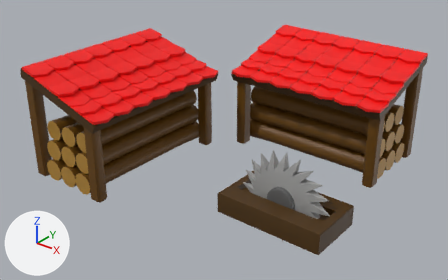
A saved change to the glTF model model/lumberMill.glb.
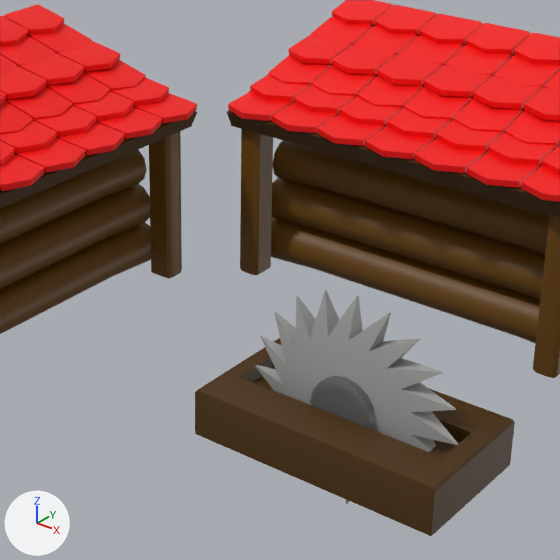
There are two pictures of each version: one whole from a camera (50 mm lens) standing at (31.7, -40.7, 20.4) and looking at (0.8, -2.1, -3.5), one close up on the part from 30% to 83% of the width and 9% to 95% of the height. Lighting does not change. The marker at lower left points along +X, +Y and +Z. Vertices at the same position are counted once.

In view in the first close-up: 'LumberMill_RedTeam'.
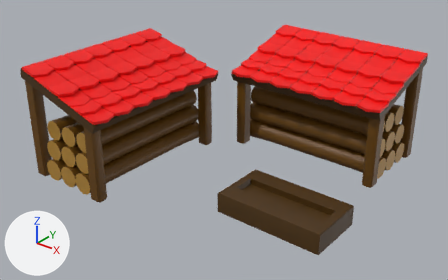
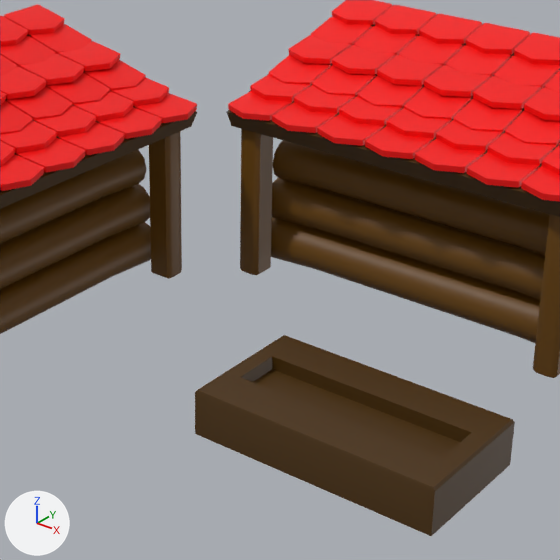
What differs and where, as boxes [x1, y1, x2, y2] in the close-ups (560 x 560 px):
part 1 of me_cube_001, deleted: before [255, 290, 458, 504]

The change, as a diff of the scene's bpy script:
```diff
--- a/model/lumberMill.glb.py
+++ b/model/lumberMill.glb.py
@@ me_cube_001 @@
 # used by ob_lumbermill_redteam; location = (0.0, 0.0, 0.0)
-me_cube_001.from_pydata(...)  # 4338 vertices, 8212 faces; spans x -11.7..14.2, y -13.3..11.2, z -8.6..3.6
+me_cube_001.from_pydata(...)  # 4136 vertices, 7774 faces; spans x -11.7..14.2, y -13.3..11.2, z -6.4..3.6
+# me_cube_001 part 1
+# 202 vertices are removed from x 5.6..13.6, y -6.3..-4.8, z -8.6..-0.6
+# 438 faces are deleted
 me_cube_001.materials.append(mat_darkbrown_lumbermill_redteam)
```
